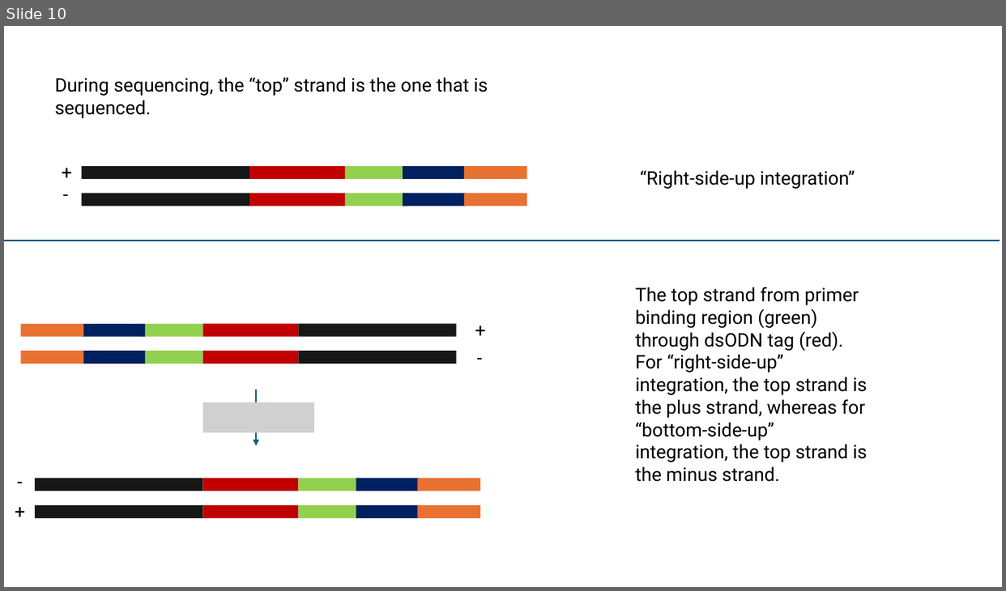
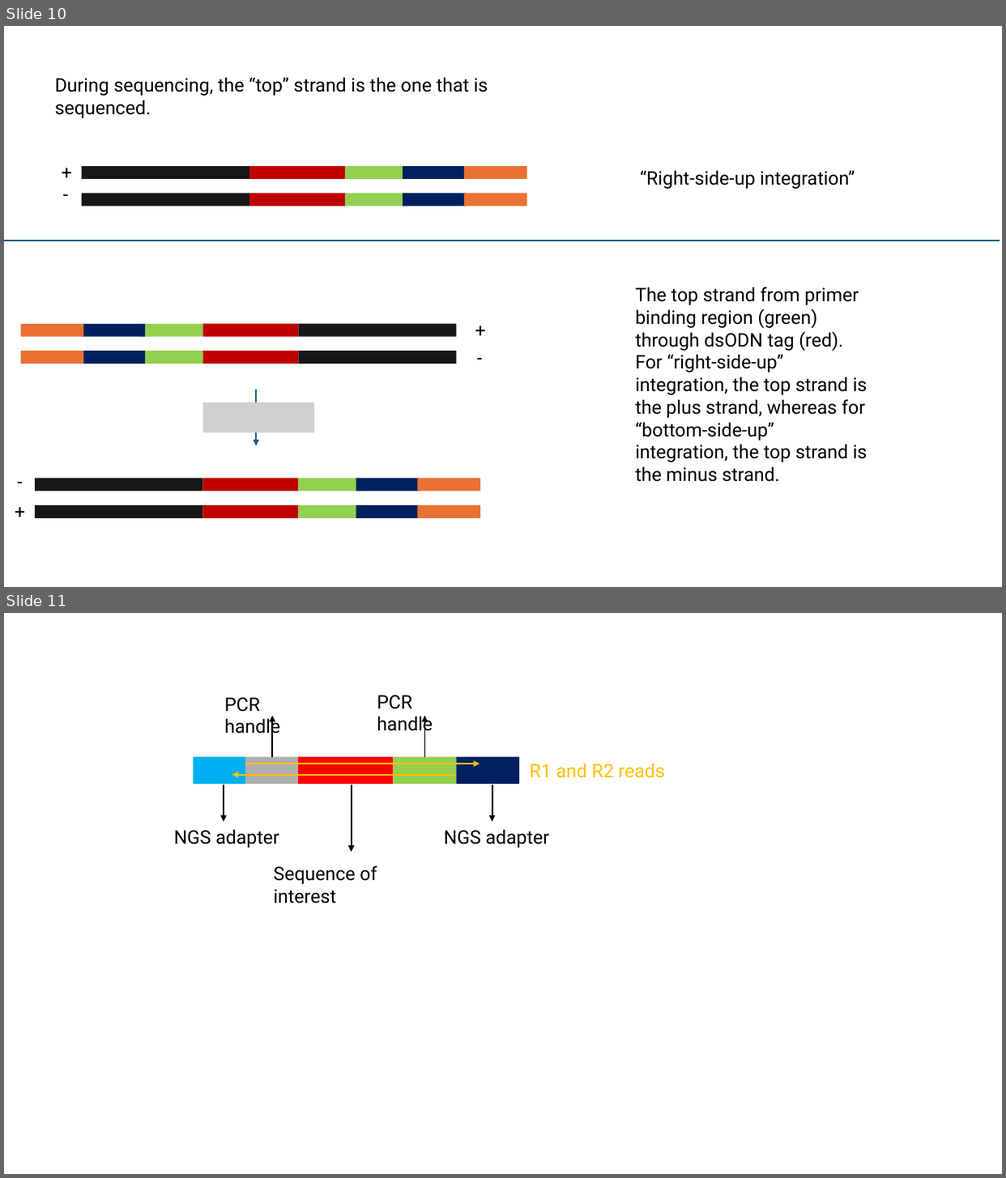
Before and after one commit to timothy-barry/timothy-barry.github.io, a slide deck: _posts/sequencing_v2/guide_seq_change_seq.pptx. Shown one above the other, each under a label of ours: slide 10 before the commit, slides 10 and 11 after it. The pictures are 1006x591 and 1006x1178 pixels, drawn with LibreOffice and Linux fonts; fonts in the diff are those of the drawing; grey boxes stand for pictures. Boxes give left, top, right and bottom in pixels: in the first picture for what was removed or moved away, otherwise in the second. Text is boxed around its words. In the diff, an @@ line names an element or a change of style, - is before the commit and + after.

```diff
--- a/_posts/sequencing_v2/guide_seq_change_seq.pptx
+++ b/_posts/sequencing_v2/guide_seq_change_seq.pptx
@@ slide 11 added at bbox=[4, 613, 1002, 1174], background #FFFFFF @@
@@ text added at bbox=[224, 697, 280, 738], 18 pt, text #000000 @@
+PCR handle
@@ text added at bbox=[377, 695, 432, 735], 18 pt, text #000000 @@
+PCR handle
@@ arrow added from (273, 756) to (273, 716), #000000 1.5 pt @@
@@ arrow added from (424, 756) to (424, 716), #000000 1.5 pt @@
@@ rectangle added at bbox=[194, 756, 246, 784], fill #00B0F0 @@
@@ rectangle added at bbox=[246, 756, 298, 784], fill #AEAEAE @@
@@ rectangle added at bbox=[297, 756, 394, 784], fill #FF0000 @@
@@ rectangle added at bbox=[394, 756, 456, 784], fill #92D050 @@
@@ rectangle added at bbox=[456, 756, 519, 784], fill #002060 @@
@@ arrow added from (455, 775) to (232, 775), #FFC000 1.5 pt @@
@@ arrow added from (246, 764) to (480, 764), #FFC000 1.5 pt @@
@@ text added at bbox=[530, 763, 664, 778], 18 pt, text #FFC000 @@
+R1 and R2 reads
@@ arrow added from (224, 786) to (224, 822), #000000 1.5 pt @@
@@ arrow added from (351, 786) to (351, 852), #000000 1.5 pt @@
@@ arrow added from (492, 786) to (492, 822), #000000 1.5 pt @@
@@ text added at bbox=[174, 829, 279, 848], 18 pt, text #000000 @@
+NGS adapter
@@ text added at bbox=[444, 829, 550, 848], 18 pt, text #000000 @@
+NGS adapter
@@ text added at bbox=[274, 866, 377, 904], 18 pt, text #000000 @@
+Sequence of interest
```
Also in this commit, not shown: 8 other files.
